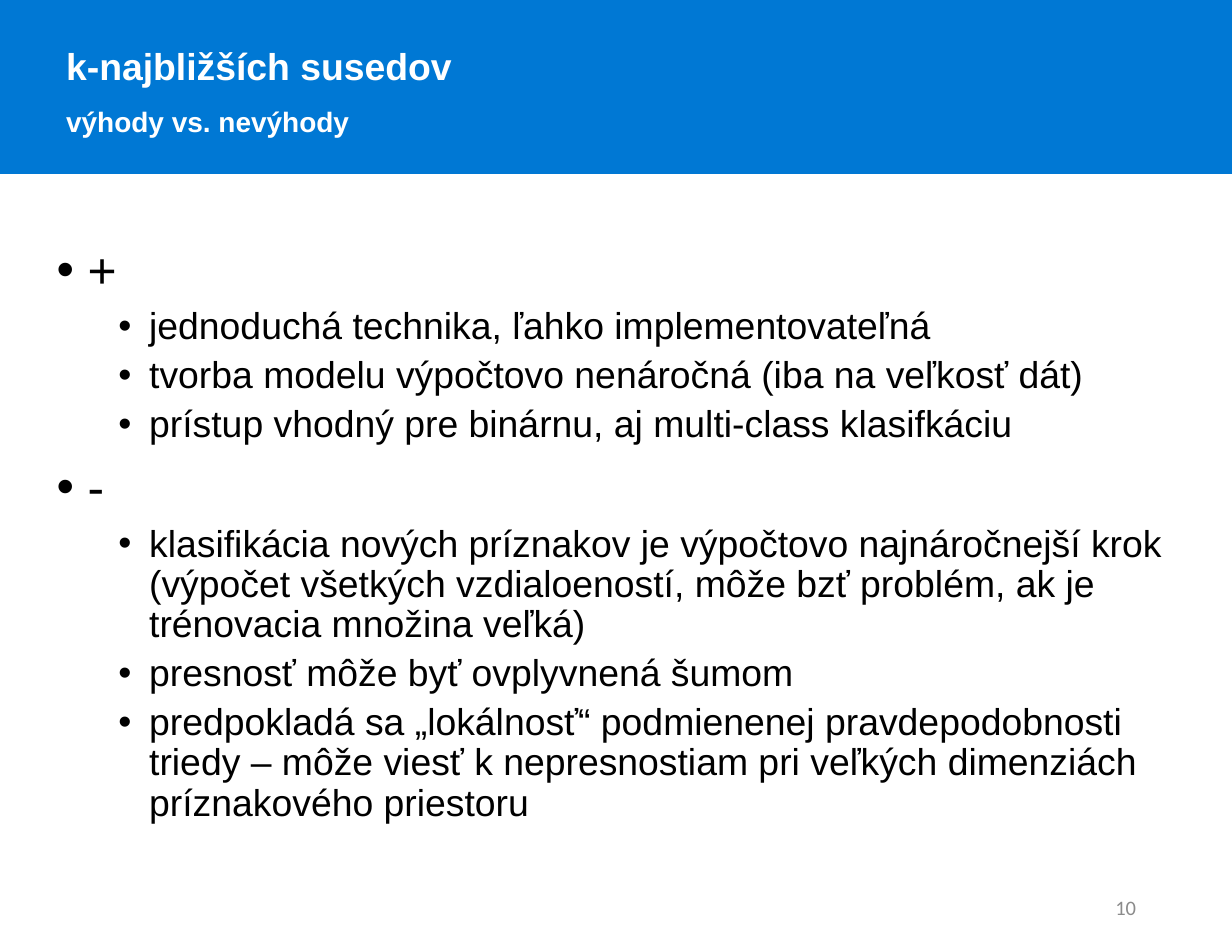
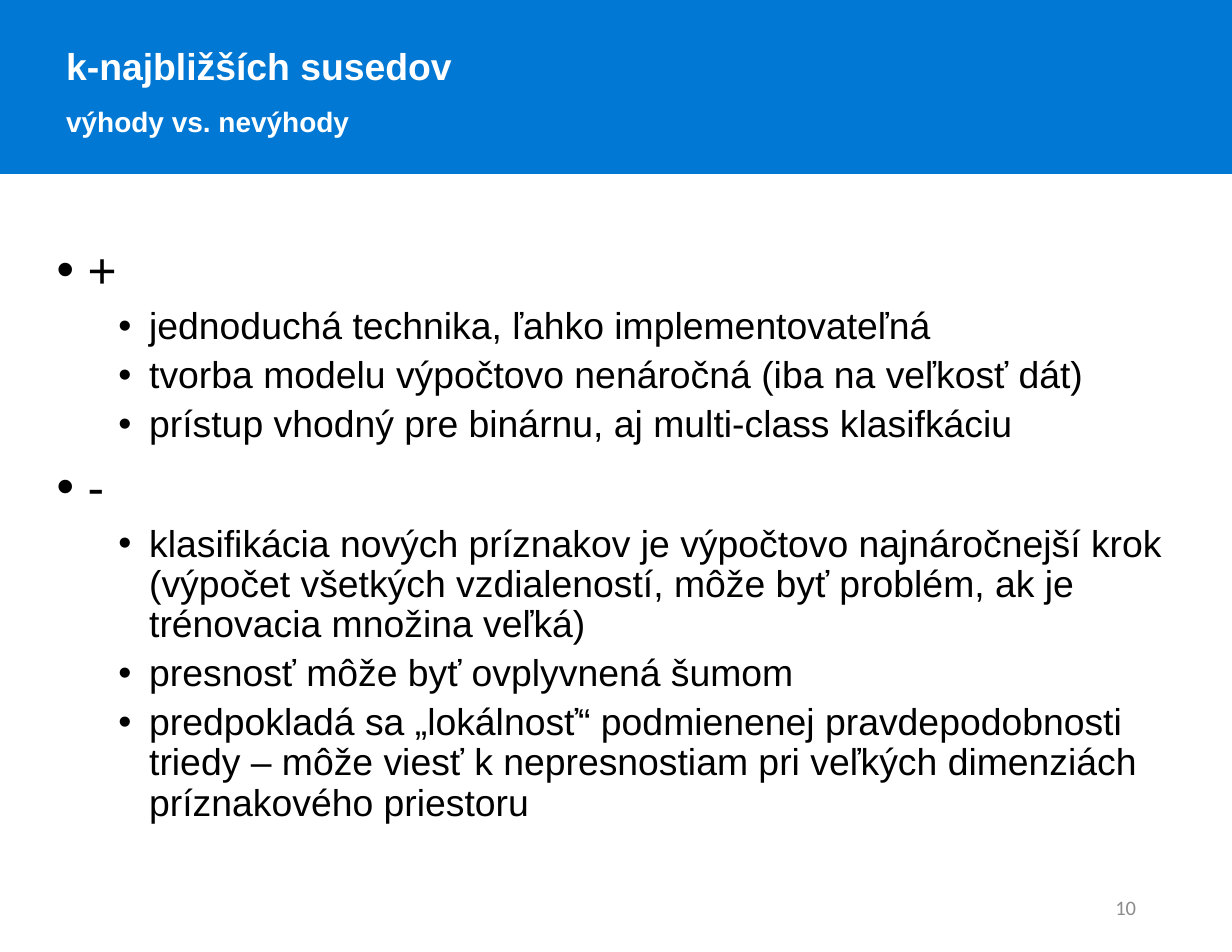
Before and after one commit to MichaellaSVK/WDA, a slide deck: slide 10 of 11/presentation/wda11_kNN.pptx. Drawn at 1232x952 pixels with LibreOffice and Linux fonts; fonts in the diff are those of the drawing. Boxes give left, top, right and bottom in pixels: in the first picture for what was removed or moved away, otherwise in the second. Text is boxed around its words. In the diff, an @@ line names an element or a change of style, - is before the commit and + after.

```diff
--- a/11/presentation/wda11_kNN.pptx
+++ b/11/presentation/wda11_kNN.pptx
@@ text at bbox=[149, 529, 1162, 645]: text changed @@
-  • klasifikácia nových príznakov je výpočtovo najnáročnejší krok (výpočet všetkých vzdialoeností, môže bzť problém, ak je trénovacia množina veľká)
+  • klasifikácia nových príznakov je výpočtovo najnáročnejší krok (výpočet všetkých vzdialeností, môže byť problém, ak je trénovacia množina veľká)
```
Also in this commit, not shown: 2 other slides changed, 1 other file.
